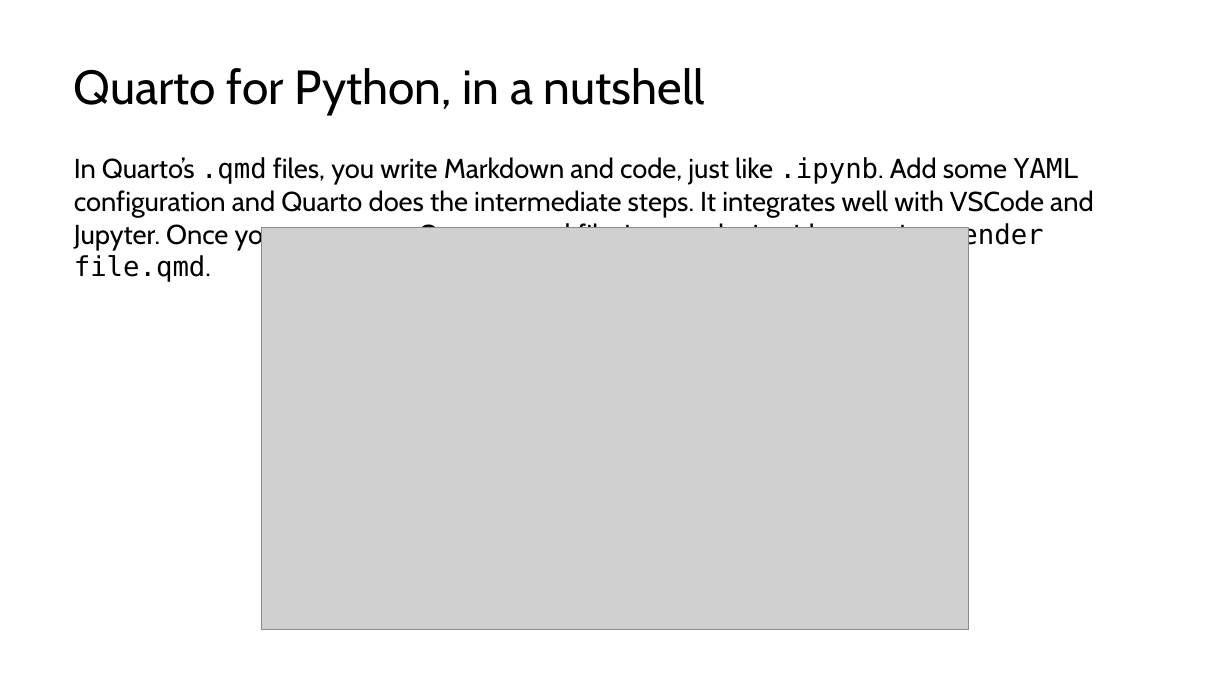
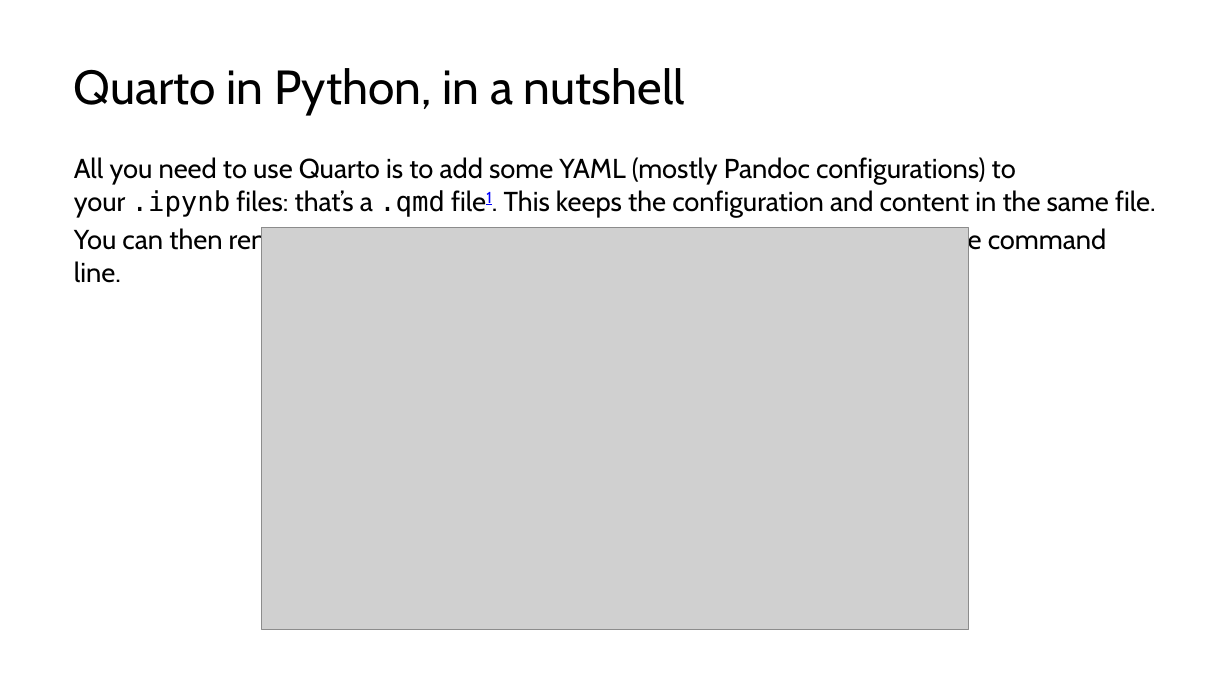
Before and after one commit to lucas-a-meyer/using-quarto, a slide deck: slide 9 of docs/presentation-orig.pptx. Drawn at 1232x693 pixels with LibreOffice and Linux fonts; fonts in the diff are those of the drawing; grey boxes stand for pictures. Boxes give left, top, right and bottom in pixels: in the first picture for what was removed or moved away, otherwise in the second. Text is boxed around its words. In the diff, an @@ line names an element or a change of style, - is before the commit and + after.

```diff
--- a/docs/presentation-orig.pptx
+++ b/docs/presentation-orig.pptx
@@ title at <box>74,68,685,115</box>: text changed @@
-Quarto for Python, in a nutshell
+Quarto in Python, in a nutshell
@@ text at <box>74,157,1156,283</box>: text changed @@
-In Quarto’s .qmd files, you write Markdown and code, just like .ipynb. Add some YAML configuration and Quarto does the intermediate steps. It integrates well with VSCode and Jupyter. Once you create your Quarto .qmd file, just render it with quarto render file.qmd.
+All you need to use Quarto is to add some YAML (mostly Pandoc configurations) to your .ipynb files: that’s a .qmd file1. This keeps the configuration and content in the same file.
+You can then render the outputs using quarto render <file.qmd> in the command line.
```
Also in this commit, not shown: 4 other slides changed, 10 other files.
